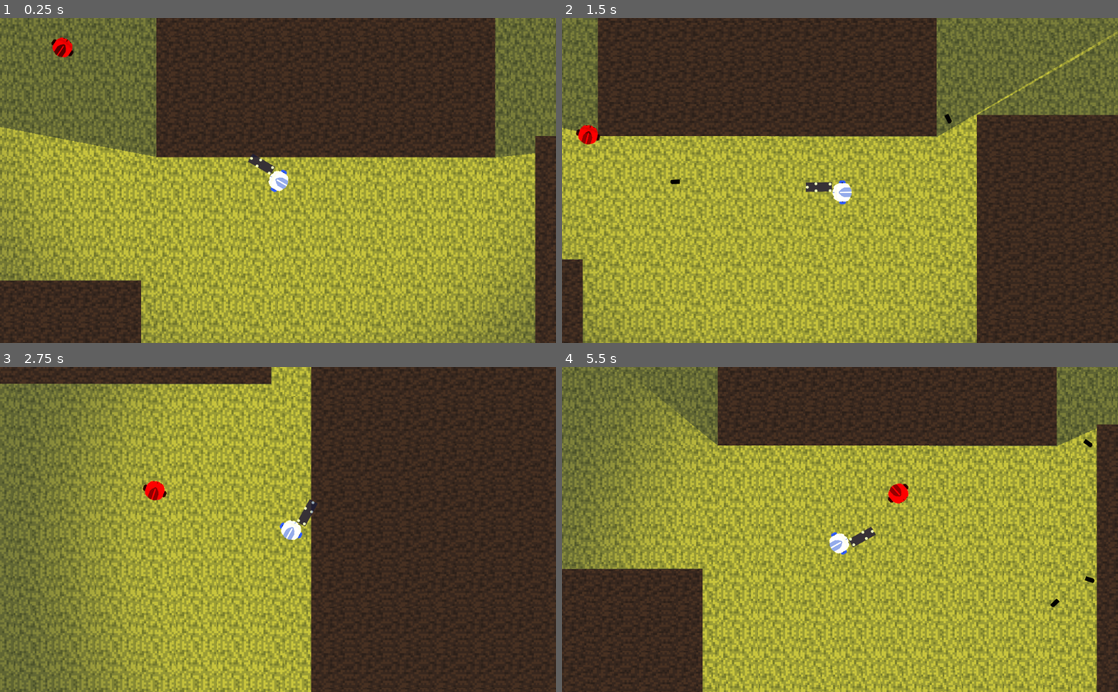
Above: before the commit, frames 1-4 (two rows, left to right).
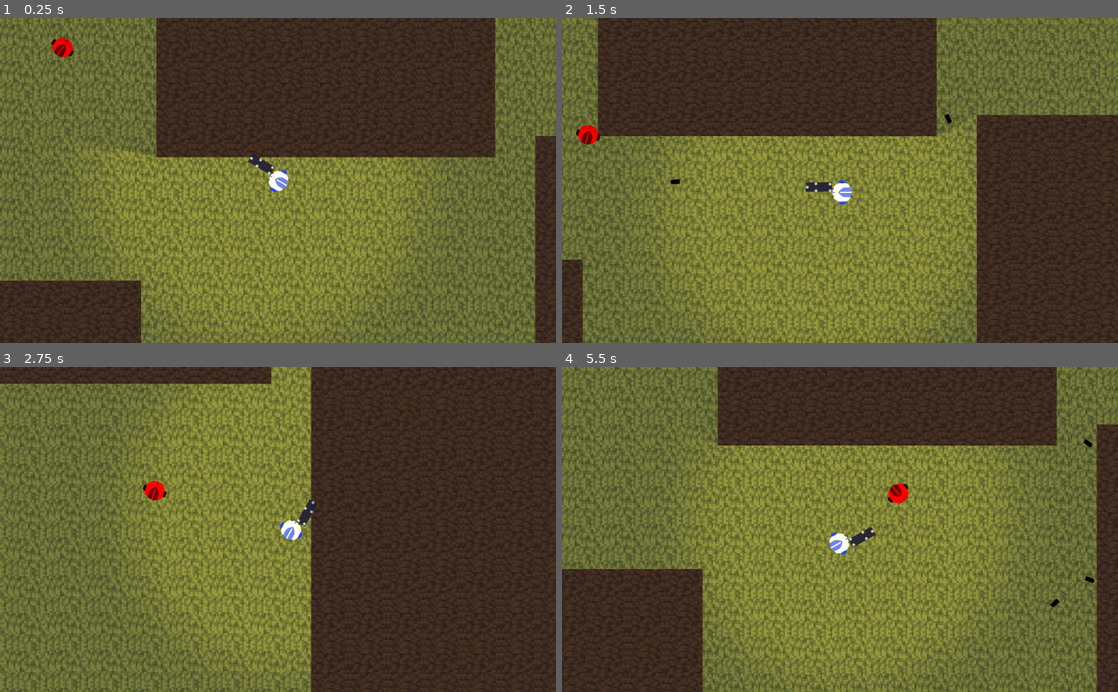
Above: after the commit, the same moments.

Repository: mikolajlubiak/hotroyal
Game: Godot game, scene res://Main.tscn
The game is run twice, just before and just after one commit, with the same random seed, the same clock (stepped at 60 frames per second) and the same inputs.
Inputs (mouse positions are in pixels of both pictures, inside the frame that each line leads up to):
- Up to frame 1 (0.25 s): no input
- Up to frame 2 (1.5 s): move the mouse to (962, 164) at 0.52 s; hold D (ui_right) 0.53-1.28 s; click (962, 164) at 0.6 s; move the mouse to (728, 196) at 1.27 s; hold S (ui_down) from 1.28 s (still down); click (728, 196) at 1.35 s
- Up to frame 3 (2.75 s): move the mouse to (333, 458) at 2.02 s; release S (ui_down) at 2.03 s; hold D (ui_right) from 2.03 s (still down); click (333, 458) at 2.1 s
- Up to frame 4 (5.5 s): move the mouse to (812, 594) at 2.77 s; release D (ui_right) at 2.78 s; hold W (ui_up) 2.78-3.53 s; click (812, 594) at 2.85 s; move the mouse to (1006, 578) at 3.52 s; hold A (ui_left) 3.53-5.03 s; click (1006, 578) at 3.6 s; move the mouse to (673, 480) at 4.27 s; click (673, 480) at 4.35 s; move the mouse to (867, 529) at 5.02 s; hold S (ui_down) from 5.03 s (still down); click (867, 529) at 5.1 s

The runs differ from the first frame. In frame 1, 51% of the frame differs, in the area x 0-97%, y 33-100%; in frame 2, 47%; in frame 3, 40%; in frame 4, 61%, in the area x 4-97%, y 9-100%.

Commit message:
lepsze światło

Diff:
--- a/Main.tscn
+++ b/Main.tscn
@@ -56,10 +56,8 @@
 [node name="Light2D" type="Light2D" parent="Player"]
 position = Vector2( -1, 2 )
 texture = ExtResource( 7 )
-offset = Vector2( 13, 228 )
-texture_scale = 2.0
 color = Color( 1, 0.878431, 0.0745098, 1 )
-energy = 0.8
+energy = 0.5
 shadow_enabled = true
 shadow_buffer_size = 4096
 shadow_filter_smooth = 64.0
